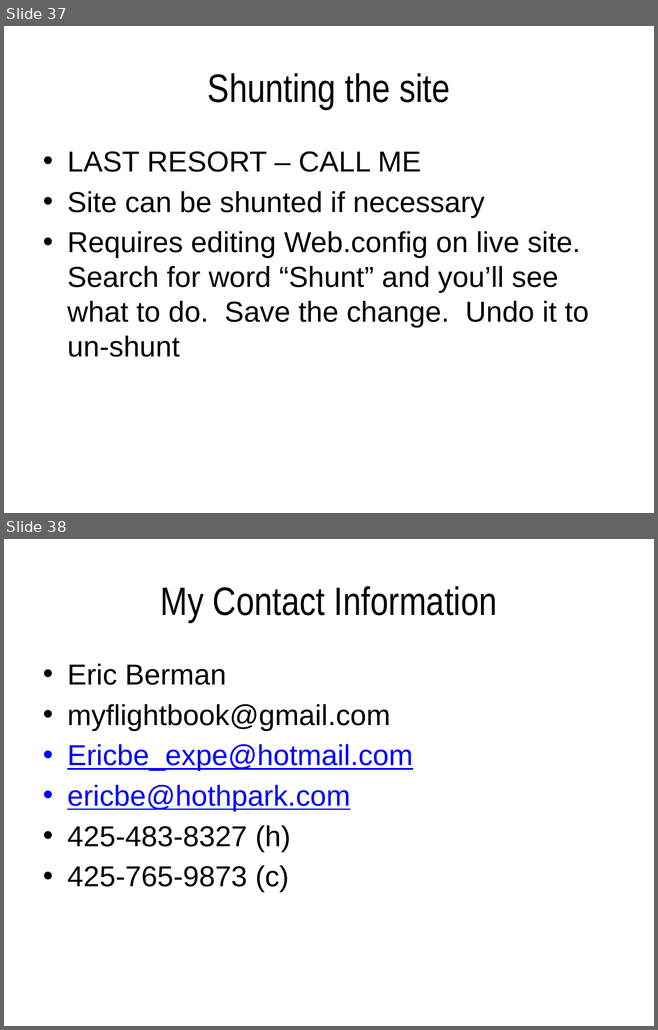
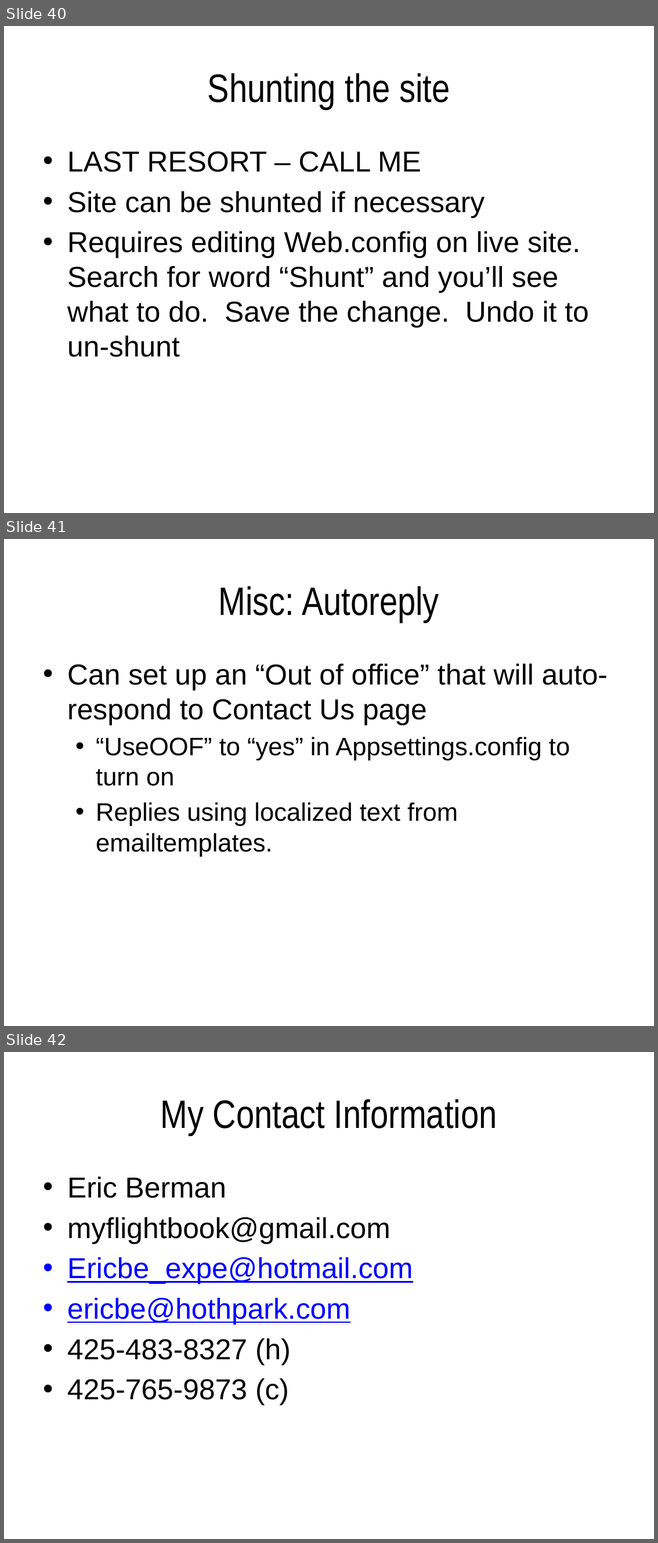
Before and after one commit to ericberman/MyFlightbookWeb, a slide deck: MyFlightbook.Web/Private/MyFlightbook Admin Tools.pptx. Shown one above the other, each under a label of ours: slides 37 and 38 before the commit, slides 40, 41 and 42 after it. The pictures are 658x1030 and 658x1543 pixels, drawn with LibreOffice and Linux fonts; fonts in the diff are those of the drawing; background and template pictures are left out. Boxes give left, top, right and bottom in pixels: in the first picture for what was removed or moved away, otherwise in the second. Text is boxed around its words. In the diff, an @@ line names an element or a change of style, - is before the commit and + after.

```diff
--- a/MyFlightbook.Web/Private/MyFlightbook Admin Tools.pptx
+++ b/MyFlightbook.Web/Private/MyFlightbook Admin Tools.pptx
@@ slide 41 added at box(4, 539, 654, 1026), background #FFFFFF @@
@@ title added at box(219, 586, 439, 622), 44 pt, text #000000 @@
+Misc: Autoreply
@@ text added at box(67, 664, 607, 857), 28 pt, text #000000 @@
+• Can set up an “Out of office” that will auto-respond to Contact Us page
+  • “UseOOF” to “yes” in Appsettings.config to turn on
+  • Replies using localized text from emailtemplates.
@@ what was slide 37 is now slide 40 @@
@@ what was slide 38 is now slide 42 @@
```
Also in this commit, not shown: 12 slides changed, 3 other slides added.
